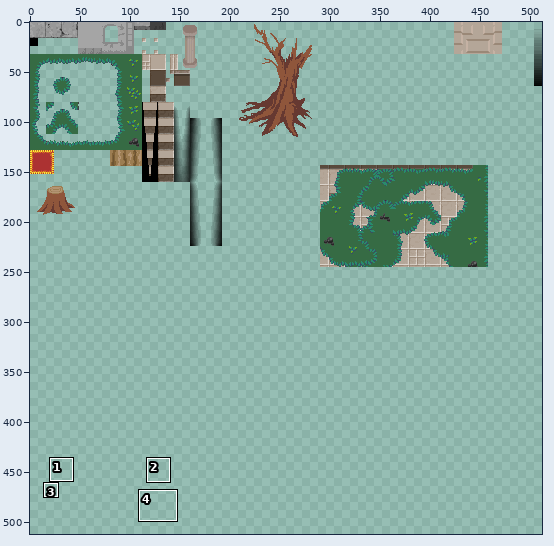
Sprite sheet: src/assets/images/dungeon_tiles.png. The picture above shows the old version from afar; the outline marks the close-up.
Close-up. Old version:
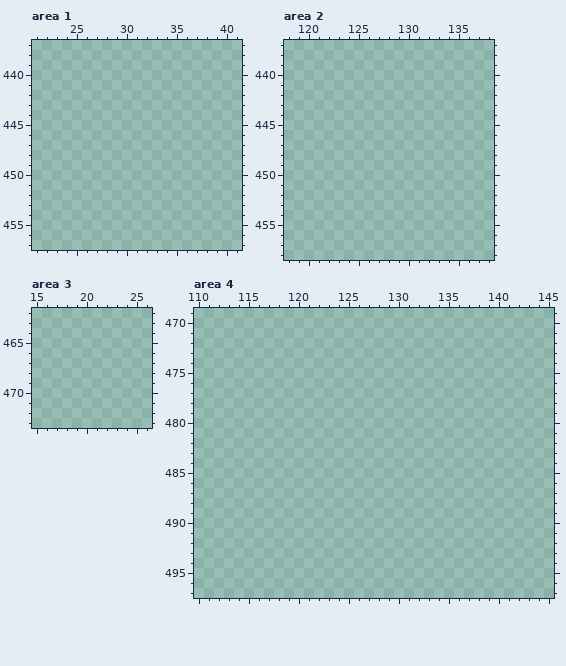
The file is 512x512 pixels. Pixels under 10% opacity are left out. Colours within 5 levels of each other are drawn and written as one. Shown: area 1: x 21..41, y 437..457; area 2: x 118..138, y 437..458; area 3: x 15..26, y 462..473; area 4: x 110..145, y 469..497. The commit also changed other parts of the picture, which this record leaves out.
Once edited:
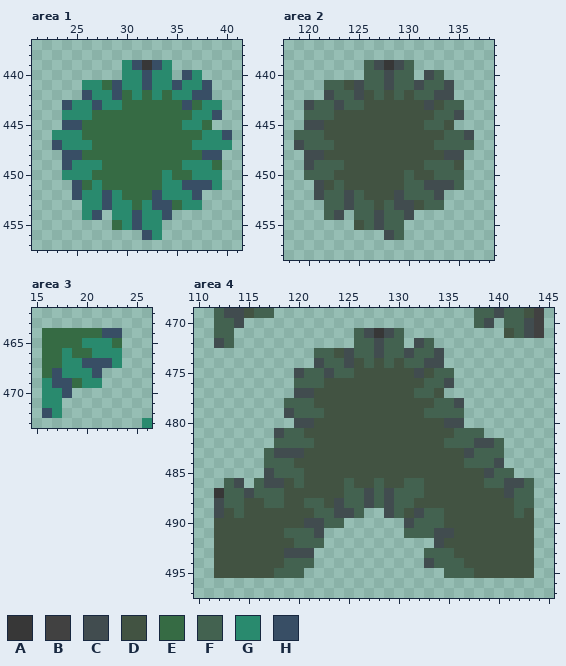
Palette (. is transparent): A #373737  B #414141  C #414c4f  D #425342  E #366b44  F #436250  G #298a6e  H #384e65
Edits made:
Changed rows in their new state; - is an unchanged pixel.
Area 1:
first column x 23:
439 -------GHAHG------
440 -------GGHGG-HG---
441 ---GGEHGGHGGHGGH--
442 ---HGGHEGEGEGGHH--
443 -HGGHGGEEEEEEHEGG-
444 -GGGEEEEEEEEEEGGH-
445 -HHEEEEEEEEEEGGE--
446 GGGEEEEEEEEEEEEGGH
447 HGGGEEEEEEEEEEGGGG
448 -HHEEEEEEEEEEEEHH-
449 -HGGGEEEEEEEEGGGE-
450 -GGGEEEEEEEGEEGGG-
451 --HEGEEEEEEGGHHHG-
452 --HGGHGEEEHGGGH---
453 ---GGHGGEGHHEGG---
454 ---GH-GGHGGH------
455 ------EGHGG-------
456 ---------HG-------
Area 2:
first column x 119:
439 -------FCACF------
440 -------FFCFF-CF---
441 ---FFDCFFCFFCFFC--
442 ---CFFCDFDFDFFCC--
443 -CFFCFFDDDDDDCDFF-
444 -FFFDDDDDDDDDDFFC-
445 -CCDDDDDDDDDDFFD--
446 FFFDDDDDDDDDDDDFFC
447 CFFFDDDDDDDDDDFFFF
448 -CCDDDDDDDDDDDDCC-
449 -CFFFDDDDDDDDFFFD-
450 -FFFDDDDDDDFDDFFF-
451 --CDFDDDDDDFFCCCF-
452 --CFFCFDDDCFFFC---
453 ---FFCFFDFCCDFF---
454 ---FC-FFCFFC------
455 ------DFCFF-------
456 ---------CF-------
Area 3:
first column x 16:
464 EEEEEEHH---
465 EEEEGGGE---
466 EEGEEGGG---
467 EEGGHHHG---
468 EHGGGH-----
469 GHHEGG-----
470 GGH--------
471 GG---------
472 HG---------
473 ----------G
Area 4:
first column x 112:
469 FCCDFF--------------------FFCFFDB
470 FFC-----------------------FC-FFCB
471 FF------------FCACF----------DFCB
472 CF------------FFCFF-CF-----------
473 ----------FFDCFFCFFCFFC----------
474 ----------CFFCDFDFDFFCC----------
475 --------CFFCFFDDDDDDCDFF---------
476 --------FFFDDDDDDDDDDFFC---------
477 --------CCDDDDDDDDDDFFD----------
478 -------FFFDDDDDDDDDDDDFFC--------
479 -------CFFFDDDDDDDDDDFFFF--------
480 --------CCDDDDDDDDDDDDDCC--------
481 ------CFFDDDDDDDDDDDDDDDFFF------
482 ------FFFFDDDDDDDDDDDDDFFFCCF----
483 -----FCCCDDDDDDDDDDDDDDDDCFFF----
484 -----FFFDDDDDDDDDDDDDDDDDFFFC----
485 -----CFFFDDDDDDDDDDDDDDDDDDCFF---
486 -FC-FCCDFDDDDFDDFDDFFDDDDDDFFCCF-
487 AFFCFFFDDDDDDFFCFCFFFDDDDDDDDCFF-
488 CFFDDFFDDFFDCFFCFCFFDDDDDDDDDDFF-
489 CDFDDDDDDDFFCCF--CFDCFFDDDDDDDFD-
490 DDDDDDDDDCCFF------CFFFDDDDDDDDD-
491 DDDDDDDFFFC--------FFFCCDDDDDDDD-
492 DDDDDDDDFFF-----------CDDDDDDDDD-
493 DDDDDDDCCC-----------FFFDDDDDDDD-
494 DDDDDDDFFF-----------CFFFDDDDDDD-
495 DDDDDDFFF--------------FFFDDDDDD-
Pixel boxes of the changes (left, top, right, bottom) in both close-ups:
added: (52, 60, 232, 240)
added: (294, 60, 474, 240)
added: (42, 328, 152, 428)
added: (214, 308, 544, 578)
